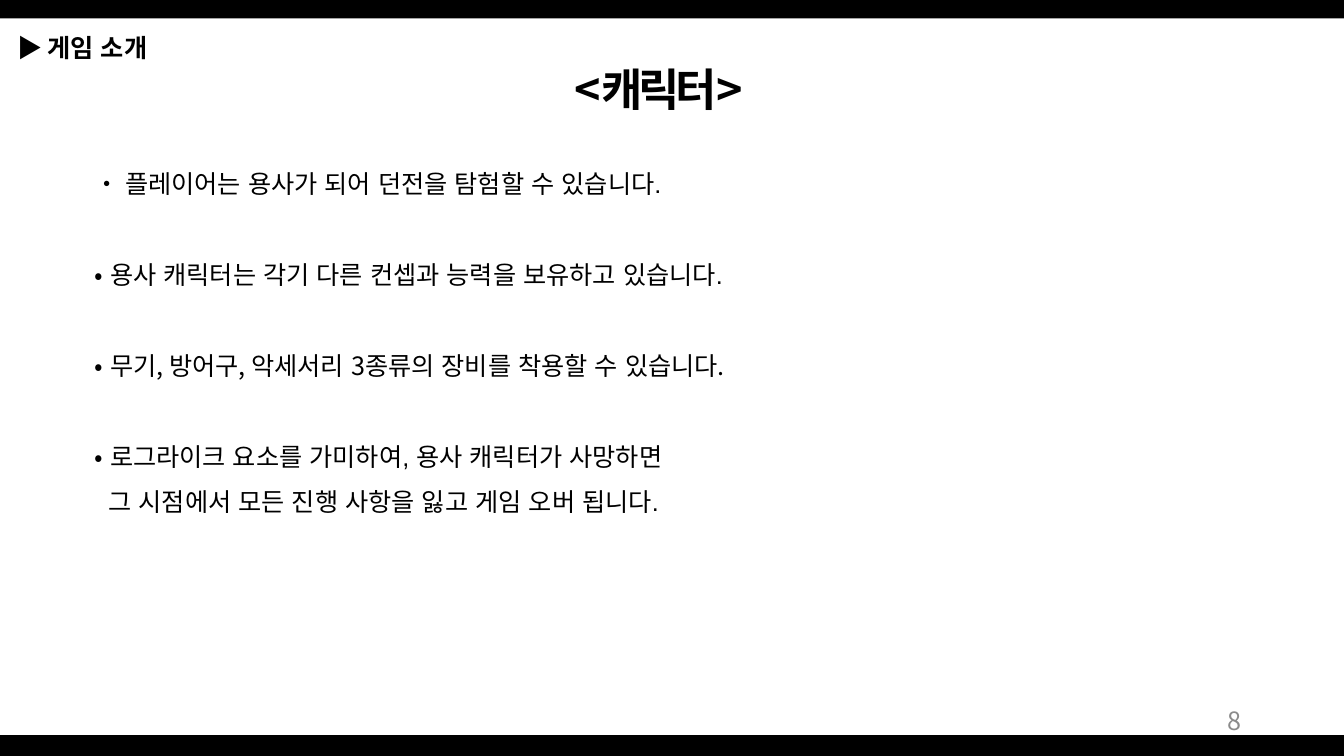
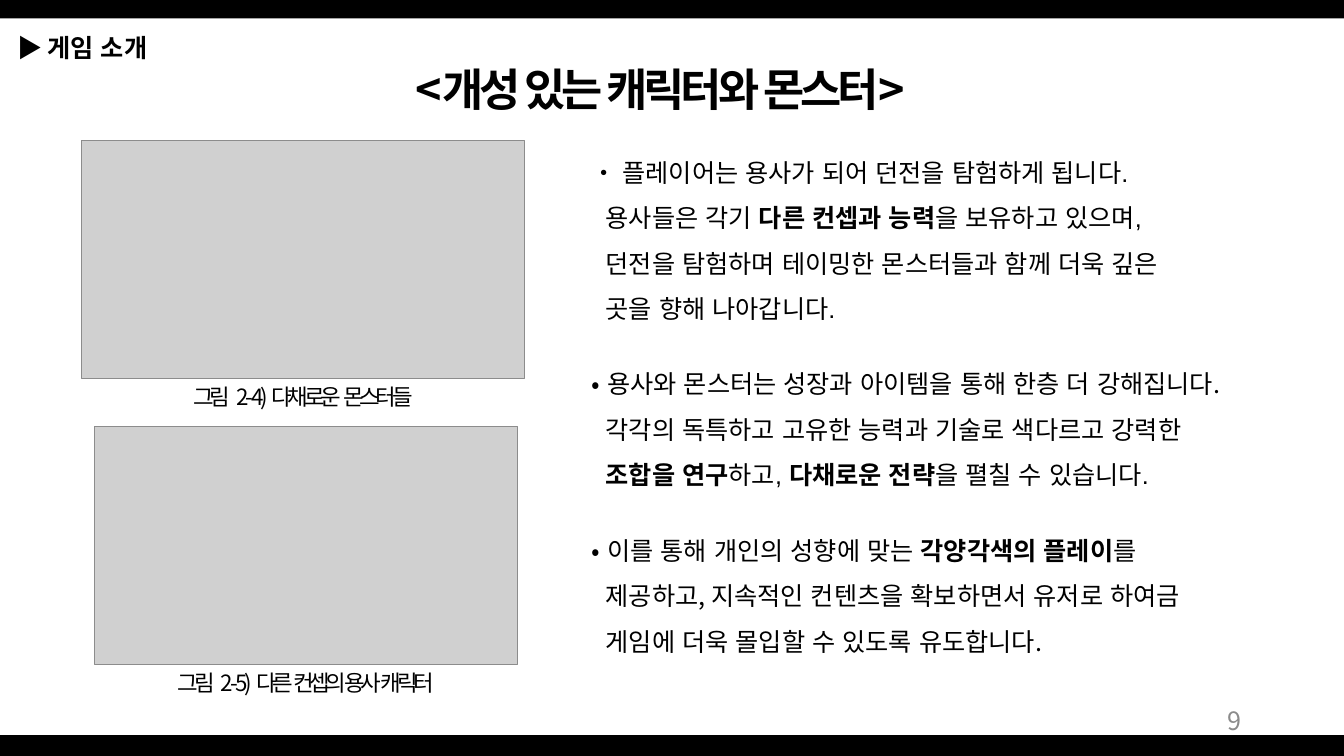
Before and after one commit to Bumizi/GameDesign, a slide deck: slide 9 of 2018 동계방학 기획자 특훈/Dungeon Tamer_190103.pptx (slide 8 before the commit). Drawn at 1344x756 pixels with LibreOffice and Linux fonts; fonts in the diff are those of the drawing; grey boxes stand for pictures. Boxes give left, top, right and bottom in pixels: in the first picture for what was removed or moved away, otherwise in the second. Text is boxed around its words. In the diff, an @@ line names an element or a change of style, - is before the commit and + after.

Commit message:
Dungeon Tamer 5차
제안서 5차
-목차 및 슬라이드 순서 변경
-게임 플레이 파트 대대적 수정

```diff
--- a/2018 동계방학 기획자 특훈/Dungeon Tamer_190103.pptx
+++ b/2018 동계방학 기획자 특훈/Dungeon Tamer_190103.pptx
@@ text at bbox=[416, 68, 905, 110]: text changed @@
-<캐릭터>
+<개성 있는 캐릭터와 몬스터>
@@ picture added at bbox=[82, 140, 524, 378] @@
@@ text at bbox=[606, 161, 1220, 653]: text changed @@
-• 플레이어는 용사가 되어 던전을 탐험할 수 있습니다.
-• 용사 캐릭터는 각기 다른 컨셉과 능력을 보유하고 있습니다.
-• 무기, 방어구, 악세서리 3종류의 장비를 착용할 수 있습니다.
-• 로그라이크 요소를 가미하여, 용사 캐릭터가 사망하면
-그 시점에서 모든 진행 사항을 잃고 게임 오버 됩니다.
+• 플레이어는 용사가 되어 던전을 탐험하게 됩니다.
+용사들은 각기 다른 컨셉과 능력을 보유하고 있으며,
+던전을 탐험하며 테이밍한 몬스터들과 함께 더욱 깊은
+곳을 향해 나아갑니다.
+• 용사와 몬스터는 성장과 아이템을 통해 한층 더 강해집니다.
+각각의 독특하고 고유한 능력과 기술로 색다르고 강력한
+조합을 연구하고, 다채로운 전략을 펼칠 수 있습니다.
+• 이를 통해 개인의 성향에 맞는 각양각색의 플레이를
+제공하고, 지속적인 컨텐츠을 확보하면서 유저로 하여금
+게임에 더욱 몰입할 수 있도록 유도합니다.
@@ text added at bbox=[193, 386, 413, 409], 16 pt, text #000000 @@
+그림 2 - 4 ) 다채로운 몬스터들
@@ picture added at bbox=[95, 426, 518, 664] @@
@@ text added at bbox=[178, 672, 434, 695], 16 pt, text #000000 @@
+그림 2 - 5 ) 다른 컨셉의 용사 캐릭터
@@ page number at bbox=[1227, 711, 1241, 737]: text changed @@
-8
+9
```
Also in this commit, not shown: 23 other slides changed, 3 slides added, 3 slides removed, 12 other files.
